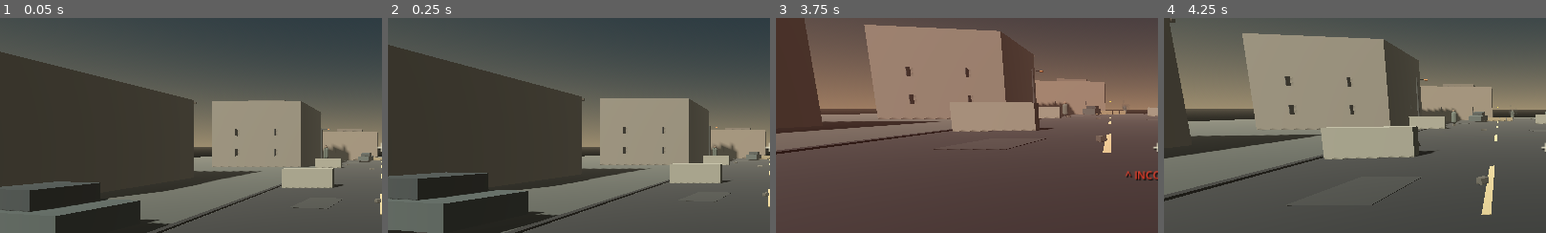
Above: before the commit, frames 1-4 (left to right).
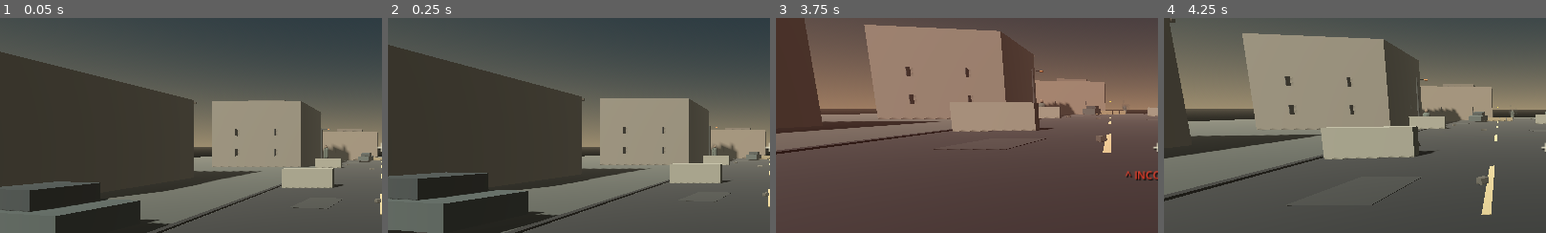
Above: after the commit, the same moments.

Repository: Liladizilla/operation-blackout
Game: Godot game, scene res://scenes/main.tscn
Same seed, same stepped clock (60 frames per second), same inputs: the game is played once before the commit and once after it.
Inputs (mouse positions are % of the whole screen's width and height, from its top left):
- Up to frame 1 (0.05 s): no input
- Up to frame 2 (0.25 s): no input
- Up to frame 3 (3.75 s): tap Enter at 0.5 s; move the mouse to (55, 50) at 0.52 s; hold W (move_forward) from 0.53 s (still down); tap Ctrl (crouch) at 0.6, 3.6 s; click (55, 50) at 0.67 s; tap Space (jump) at 0.77, 1.52, 3.02 s; move the mouse to (45, 50) at 1.27 s; tap F (interact) at 1.35 s; move the mouse to (52, 48) at 2.02 s; tap Z (prone) at 2.1 s; move the mouse to (49, 52) at 2.77 s; tap Shift (sprint) at 2.85 s; click (49, 52) at 2.92 s; move the mouse to (57, 51) at 3.52 s
- Up to frame 4 (4.25 s): keep holding W (move_forward); tap Space (jump) at 3.77 s
The pictures show only the part of the screen within x 0-50%, y 20-70%; the shares and areas given below are measured in that part.

The runs differ from the first frame. In frame 2, less than 0.1% of the frame differs, in the area x 84-87%, y 59-64%; in frame 3, less than 0.1%; in frame 4, 0.1%, in the area x 67-78%, y 42-50%.

Commit message:
Improve enemy suppression reactions and cover selection

Diff:
--- a/scripts/enemy.gd
+++ b/scripts/enemy.gd
@@ -10,6 +10,7 @@
 var last_known_position := Vector3.ZERO
 var cover_goal := Vector3.ZERO
 var cover_timer := 0.0
+var suppression_timer := 0.0
 
 func _ready() -> void:
     var capsule := CapsuleShape3D.new()
@@ -84,23 +85,30 @@
     think_timer -= delta
     fire_timer -= delta
     cover_timer -= delta
+    suppression_timer = maxf(0.0, suppression_timer - delta)
     if think_timer <= 0:
         think_timer = 0.25
         var distance := global_position.distance_to(player.global_position)
-        var query := PhysicsRayQueryParameters3D.create(global_position + Vector3.UP*1.2, player.global_position + Vector3.UP*1.3)
+        var query := PhysicsRayQueryParameters3D.create(global_position + Vector3.UP * 1.2, player.global_position + Vector3.UP * 1.3)
         query.exclude = [get_rid()]
         var sight := get_world_3d().direct_space_state.intersect_ray(query)
-        var sees_player: bool = distance < 30 and (sight.is_empty() or sight.get("collider") == player)
-        if sees_player:
+        var sees_player: bool = distance < 30.0 and (sight.is_empty() or sight.get("collider") == player)
+        if suppression_timer > 0.0:
+            state = "REPOSITION"
+            last_known_position = player.global_position
+            if cover_timer <= 0.0:
+                cover_goal = _choose_cover(player.global_position)
+                cover_timer = 1.6
+        elif sees_player:
             state = "COMBAT"
             last_known_position = player.global_position
-        elif distance < 42:
+        elif distance < 42.0:
             state = "INVESTIGATE"
         else:
             state = "SEARCH"
-        if distance < 15 and randf() < 0.28:
-            strafe_sign *= -1
-        if not sees_player and cover_timer <= 0.0:
+        if distance < 15.0 and randf() < 0.28:
+            strafe_sign *= -1.0
+        if not sees_player and suppression_timer <= 0.0 and cover_timer <= 0.0:
             cover_goal = _choose_cover(last_known_position if last_known_position != Vector3.ZERO else player.global_position)
             cover_timer = randf_range(2.5, 4.0)
     var target_dir := Vector3.ZERO
@@ -118,9 +126,20 @@
         if distance_to_player < 25 and fire_timer <= 0:
             fire_timer = randf_range(0.65,1.25)
             _try_shoot_player()
+    elif state == "REPOSITION":
+        var to_cover := cover_goal - global_position
+        to_cover.y = 0.0
+        if to_cover.length() > 1.1:
+            target_dir = to_cover.normalized()
+        else:
+            # If no nearby cover is reachable, at least break the player's firing line.
+            var retreat := global_position - player.global_position
+            retreat.y = 0.0
+            target_dir = retreat.normalized()
+        look_at(Vector3(player.global_position.x, global_position.y, player.global_position.z), Vector3.UP)
     elif state == "INVESTIGATE":
         var to_cover := cover_goal - global_position
-        to_cover.y = 0
+        to_cover.y = 0.0
         if to_cover.length() > 1.0:
             target_dir = to_cover.normalized() * 0.72
             look_at(Vector3(last_known_position.x, global_position.y, last_known_position.z), Vector3.UP)
@@ -133,17 +152,23 @@
     move_and_slide()
 
 func _choose_cover(threat_position: Vector3) -> Vector3:
+    # Candidate positions sit near concrete barriers and wreckage in the arena.
     var candidates := [Vector3(-7, 0, -10), Vector3(7, 0, -18), Vector3(-5, 0, 7), Vector3(6, 0, 19), Vector3(-12, 0, 25), Vector3(13, 0, -1), Vector3(-2, 0, -29)]
     var best := global_position
     var best_score := -INF
     for candidate in candidates:
         var flat: Vector3 = candidate - global_position
-        flat.y = 0
+        flat.y = 0.0
         if flat.length() > 18.0:
             continue
         var away: Vector3 = candidate - threat_position
-        away.y = 0
-        var score: float = away.length() - flat.length() * 0.45 + randf_range(-1.2, 1.2)
+        away.y = 0.0
+        var score: float = away.length() * 0.65 - flat.length() * 0.55 + randf_range(-0.6, 0.6)
+        var cover_ray := PhysicsRayQueryParameters3D.create(threat_position + Vector3.UP * 1.25, candidate + Vector3.UP * 1.0)
+        cover_ray.exclude = [get_rid()]
+        var obstruction := get_world_3d().direct_space_state.intersect_ray(cover_ray)
+        if not obstruction.is_empty():
+            score += 5.0
         if score > best_score:
             best_score = score
             best = candidate
@@ -161,6 +186,13 @@
 
 func take_damage(amount: float, _hit_position: Vector3 = Vector3.ZERO, headshot: bool = false) -> bool:
     health -= amount * (3.0 if headshot else 1.0)
+    # Incoming fire alerts the unit and forces a short break from its current firing lane.
+    if is_instance_valid(player):
+        last_known_position = player.global_position
+        state = "REPOSITION"
+        suppression_timer = 1.1 if headshot else 0.75
+        cover_timer = 0.0
+        think_timer = 0.0
     var mat := StandardMaterial3D.new()
     mat.albedo_color = Color(0.55,0.12,0.08) if health > 0 else Color(0.08,0.09,0.08)
     body_mesh.material_override = mat
